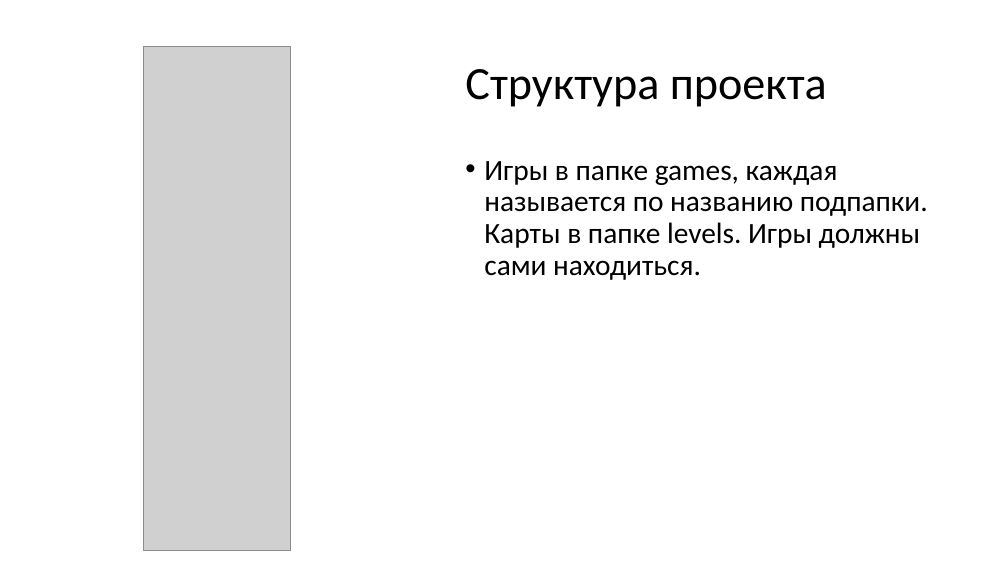
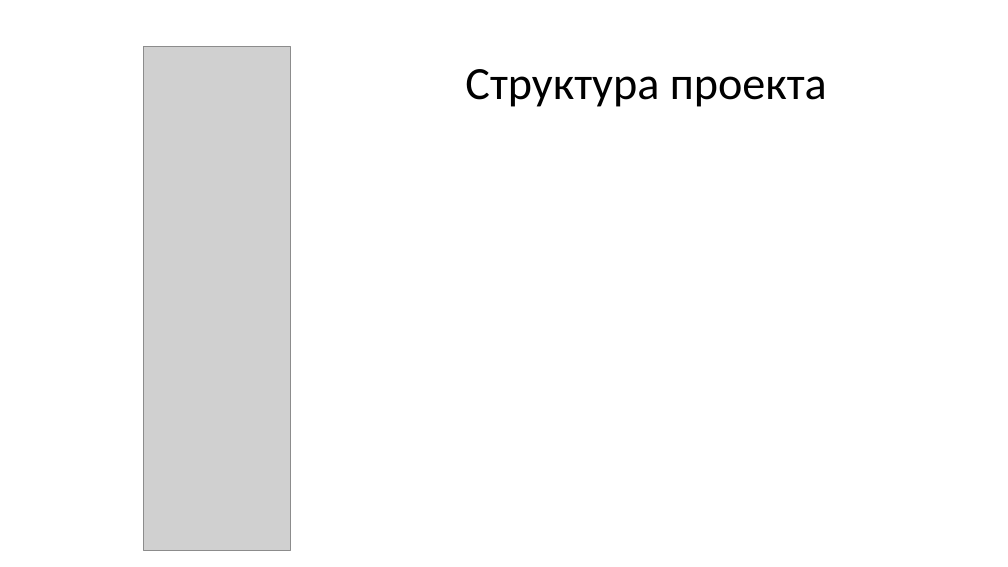
Before and after one commit to Crazy-Max-Blog/PyBooksMarket, a slide deck: slide 3 of docs/presentation.pptx. Drawn at 1008x567 pixels with LibreOffice and Linux fonts; fonts in the diff are those of the drawing; grey boxes stand for pictures. Boxes give left, top, right and bottom in pixels: in the first picture for what was removed or moved away, otherwise in the second. Text is boxed around its words. In the diff, an @@ line names an element or a change of style, - is before the commit and + after.

Commit message:
Update presentation

```diff
--- a/docs/presentation.pptx
+++ b/docs/presentation.pptx
@@ text removed at (484, 161, 928, 280) @@
-• Игры в папке games, каждая называется по названию подпапки. Карты в папке levels. Игры должны сами находиться.
```
Also in this commit, not shown: 1 slide removed.
